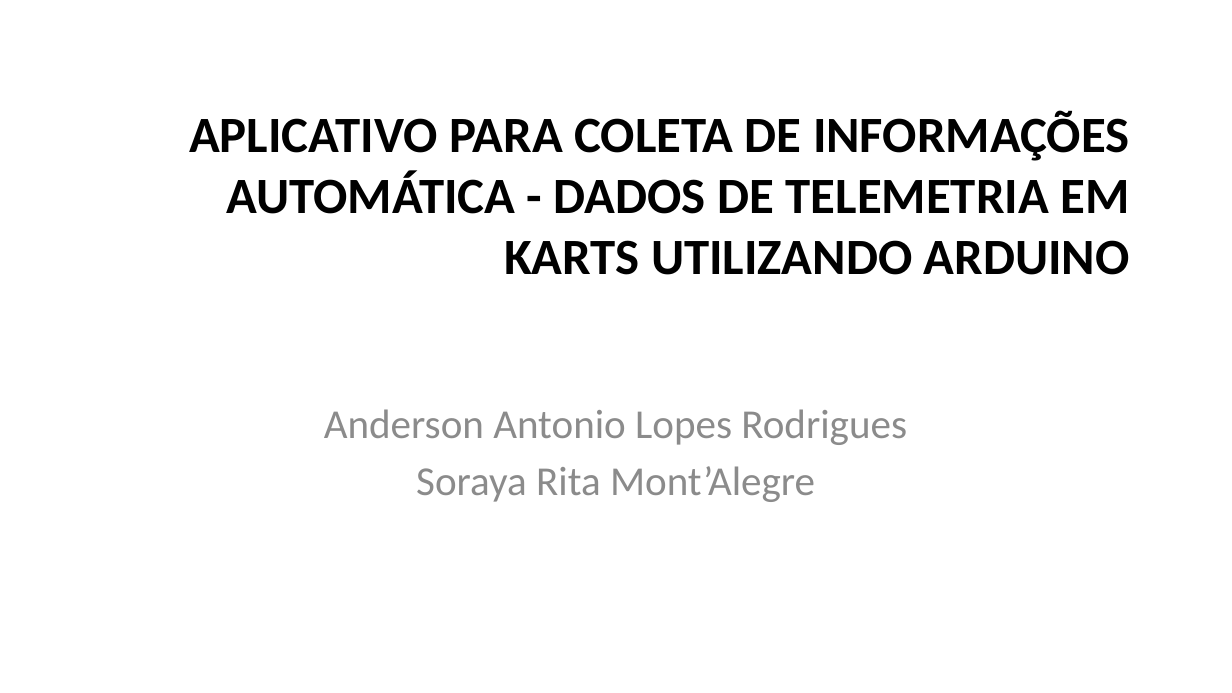
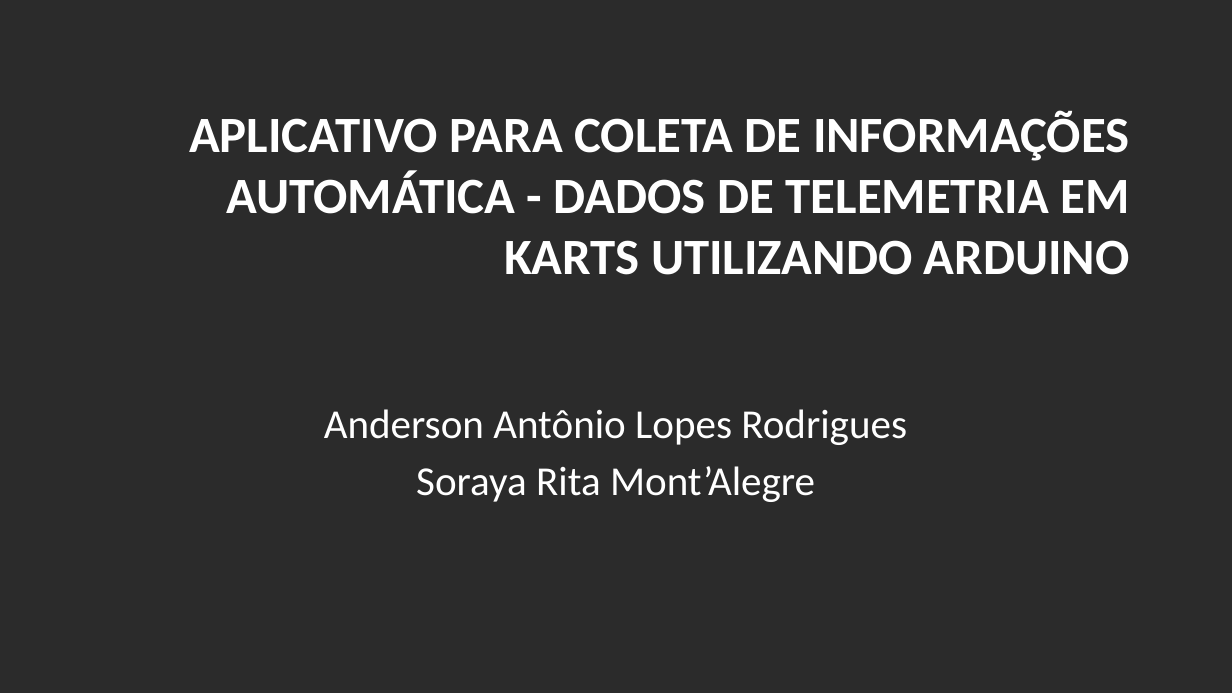
Before and after one commit to gktrainer/RacingTelemetry, a slide deck: slide 1 of 01_TCCDocs/TCCDocs_Arduino.pptx. Drawn at 1232x693 pixels with LibreOffice and Linux fonts; fonts in the diff are those of the drawing; background and template pictures are left out; a plain dark background stands for a picture behind light text. Boxes give left, top, right and bottom in pixels: in the first picture for what was removed or moved away, otherwise in the second. Text is boxed around its words. In the diff, an @@ line names an element or a change of style, - is before the commit and + after.

```diff
--- a/01_TCCDocs/TCCDocs_Arduino.pptx
+++ b/01_TCCDocs/TCCDocs_Arduino.pptx
@@ background #FFFFFF to picture (left out) @@
@@ title "APLICATIVO PARA COLETA DE INFORMAÇÕES ..." at box(189, 110, 1130, 275): text colour #000000 to #FFFFFF @@
@@ subtitle at box(324, 409, 907, 445): text changed; text colour #8C8C8C to #FFFFFF @@
-Anderson Antonio Lopes Rodrigues
+Anderson Antônio Lopes Rodrigues
@@ subtitle at box(416, 466, 815, 502): text colour #8C8C8C to #FFFFFF in "Soraya Rita Mont’Alegre" @@
```
Also in this commit, not shown: 20 other slides changed, 1 slide added, 2 slides removed.
